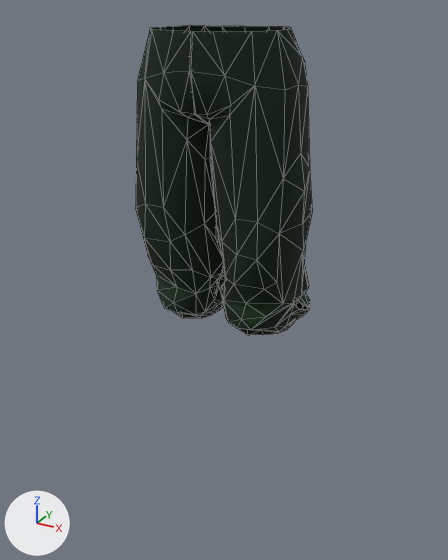
What one commit did to the glTF model assets/content/models/armour/trousers_striker.glb.
Both versions are drawn from a 50 mm lens placed at (0.629, -1.102, 1.091), pointed at (0.016, 0.013, 0.534). Every picture has the same lights, and +X, +Y and +Z are marked at lower left. The first picture is the older version. Mesh edges are drawn as thin lines.

Objects in the first picture: 'Male_Ranger_Legs.001'.
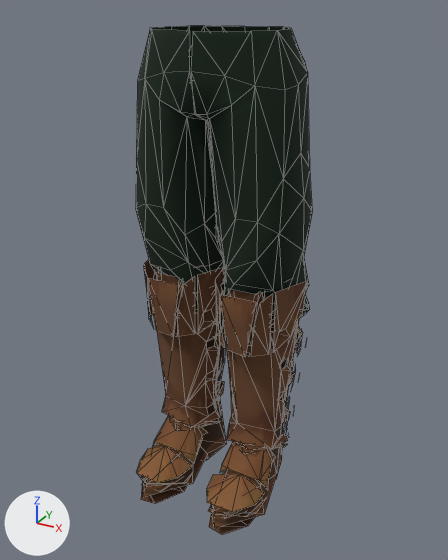
What changed in the scene script:
```text
Change me_male_ranger_legs_001:
    used by ob_male_ranger_legs_001; location = (0.0, 0.0, 0.0)
    remove me_male_ranger_legs_001.from_pydata(...)  # 346 vertices, 564 faces; spans x -0.194..0.194, y -0.086..0.166, z 0.42..1.057
    add me_male_ranger_legs_001.from_pydata(...)  # 285 vertices, 451 faces; spans x -0.194..0.194, y -0.086..0.166, z 0.421..1.057
    me_male_ranger_legs_001 part 1: 15 vertices moved from x -0.178..0.178, y -0.058..0.166, z 0.42..0.635 to x -0.173..0.173, y -0.058..0.166, z 0.421..0.592; 100 vertices removed from x -0.193..0.193, y -0.051..0.16, z 0.42..0.759; 57 vertices added at x -0.193..0.193, y -0.036..0.157, z 0.421..0.745
    me_male_ranger_legs_001 part 2: 4 vertices moved from x -0.003..0.003, y -0.018..0.014, z 0.871..0.878 to x -0.006..0.006, y 0.014..0.019, z 0.869..0.875; 20 vertices removed from x -0.079..0.079, y -0.076..0.084, z 0.731..0.928; 10 vertices added at x -0.079..0.079, y -0.075..0.074, z 0.735..0.928
    me_male_ranger_legs_001 part 3: 7 vertices removed from x 0.11..0.167, y 0.026..0.151, z 0.92..1.056; 4 vertices added at x 0.11..0.164, y 0.061..0.151, z 0.94..1.055
    me_male_ranger_legs_001 part 4: 7 vertices removed from x -0.167..-0.11, y 0.026..0.151, z 0.92..1.056; 4 vertices added at x -0.164..-0.11, y 0.061..0.151, z 0.94..1.055
    me_male_ranger_legs_001 part 5: 2 vertices moved from x -0.002..0.002, y -0.079, z 1.052 to x -0.003..0.003, y -0.081, z 1.053; 2 vertices removed from x -0.042..0.042, y -0.074, z 1.052
Add me_male_ranger_feet_boots_001:
    me_male_ranger_feet_boots_001.from_pydata(...)  # 1068 vertices, 825 faces; spans x -0.193..0.193, y -0.184..0.18, z -0.015..0.568
    me_male_ranger_feet_boots_001.materials.append(mat_atlas)  # picture img_atlas
Add ob_male_ranger_feet_boots_001:
    ob_male_ranger_feet_boots_001 = bpy.data.objects.new('Male_Ranger_Feet_Boots.001', me_male_ranger_feet_boots_001)
    ob_male_ranger_feet_boots_001.location = (0.0, 0.0, 0.0)
```

Pixel boxes (x1, y1, x2, y2) of what changed, in the pictures (448 x 560 px; the box of a moved part takes in the faces that stretch with it):
'Male_Ranger_Legs.001', reshaped
    before: (136, 25, 312, 335)
    after: (136, 26, 312, 331)
'Male_Ranger_Feet_Boots.001', added (brown)
    after: (137, 260, 308, 534)
part 1 of me_male_ranger_legs_001, moved or reshaped
    before: (137, 153, 312, 335)
    after: (137, 154, 312, 331)
part 2 of me_male_ranger_legs_001, moved or reshaped
    both: (145, 73, 255, 241)
part 3 of me_male_ranger_legs_001, moved or reshaped
    before: (277, 27, 310, 168)
    after: (277, 28, 310, 168)
part 4 of me_male_ranger_legs_001, moved or reshaped (mostly hidden)
    both: (151, 26, 193, 92)
part 5 of me_male_ranger_legs_001, moved or reshaped
    both: (152, 29, 251, 76)
